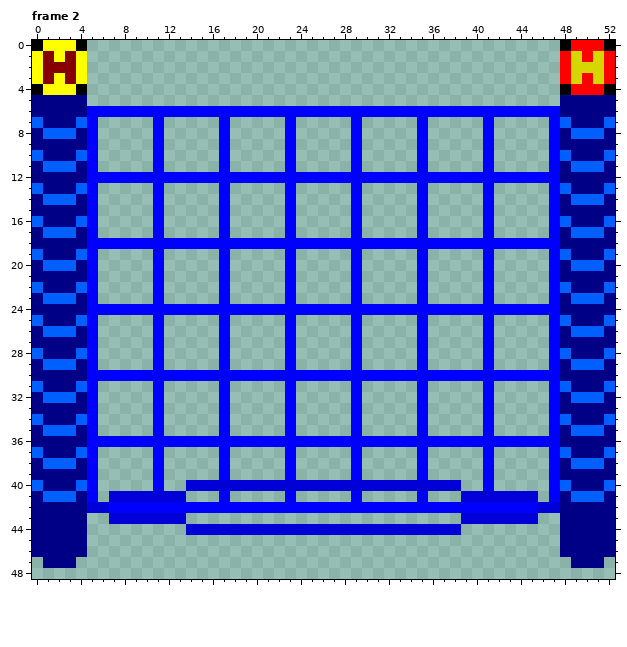
Pixel-art file -- ImageReader/PythonTerminalSprites/ConnectFourBoard.aseprite. Above, as it was before the edit.
53x49 pixels, 4 frames. Shown: frame 2. The commit also changed other frames, which this record leaves out.
The result:
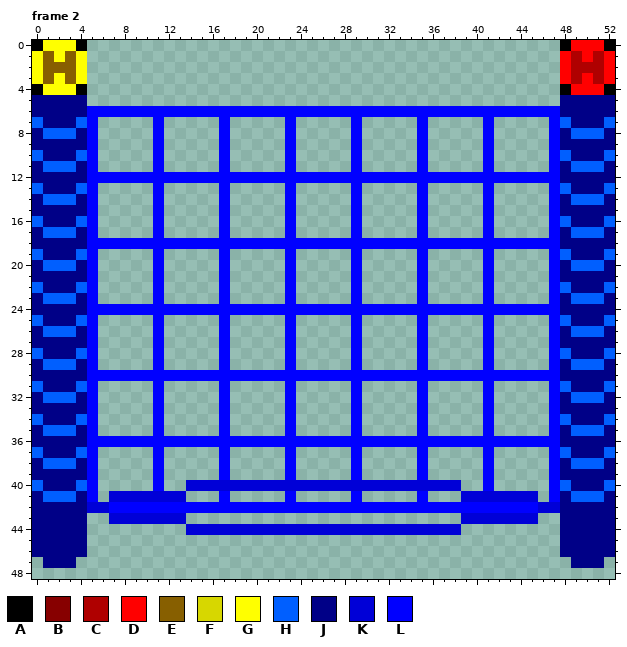
Palette (. is transparent): A #000000  B #870000  C #af0000  D #ff0000  E #875f00  F #d7d700  G #ffff00  H #005fff  J #000087  K #0000d7  L #0000ff
From old to new:
Frame 2:
y 1: x 1 B -> E; x 3 B -> E; x 49 F -> C; x 51 F -> C
y 2: x 1..3 BBB -> EEE; x 49..51 FFF -> CCC
y 3: x 1 B -> E; x 3 B -> E; x 49 F -> C; x 51 F -> C
Pixel boxes of the changes (left, top, right, bottom) in both pictures:
changed: (43, 51, 76, 84)
changed: (571, 51, 604, 84)
